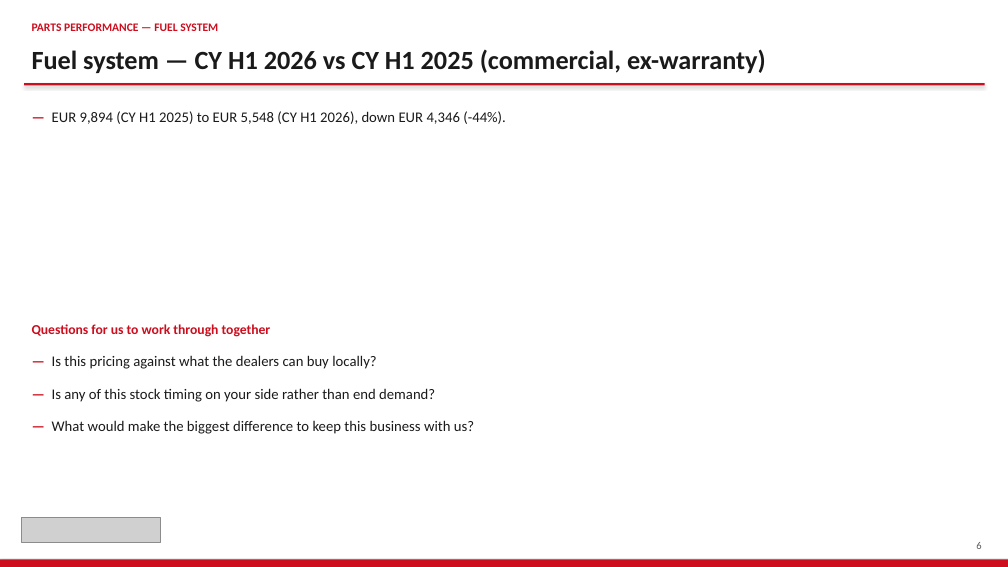
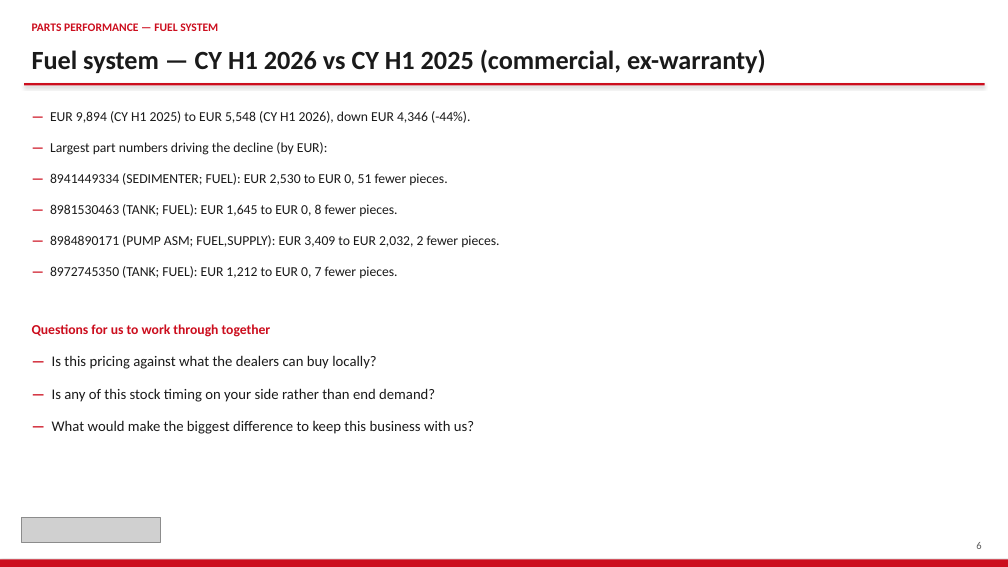
Before and after one commit to jeromio1987/ISZE, a slide deck: slide 6 of 09_meetings/IBX_Sales_Review_2026/ISZE_IBX_Sales_Review_FY2027.pptx. Drawn at 1008x567 pixels with LibreOffice and Linux fonts; fonts in the diff are those of the drawing; grey boxes stand for pictures. Boxes give left, top, right and bottom in pixels: in the first picture for what was removed or moved away, otherwise in the second. Text is boxed around its words. In the diff, an @@ line names an element or a change of style, - is before the commit and + after.

```diff
--- a/09_meetings/IBX_Sales_Review_2026/ISZE_IBX_Sales_Review_FY2027.pptx
+++ b/09_meetings/IBX_Sales_Review_2026/ISZE_IBX_Sales_Review_FY2027.pptx
@@ text at bbox=[50, 111, 470, 123]: size 14 to 13 pt in "— EUR 9,894 (CY H1 2025) to ..." @@
@@ text at bbox=[50, 142, 499, 278]: paragraphs added @@
+— Largest part numbers driving the decline (by EUR):
+— 8941449334 (SEDIMENTER; FUEL): EUR 2,530 to EUR 0, 51 fewer pieces.
+— 8981530463 (TANK; FUEL): EUR 1,645 to EUR 0, 8 fewer pieces.
+— 8984890171 (PUMP ASM; FUEL,SUPPLY): EUR 3,409 to EUR 2,032, 2 fewer pieces.
+— 8972745350 (TANK; FUEL): EUR 1,212 to EUR 0, 7 fewer pieces.
```
Also in this commit, not shown: 4 other slides changed, 4 other files.
